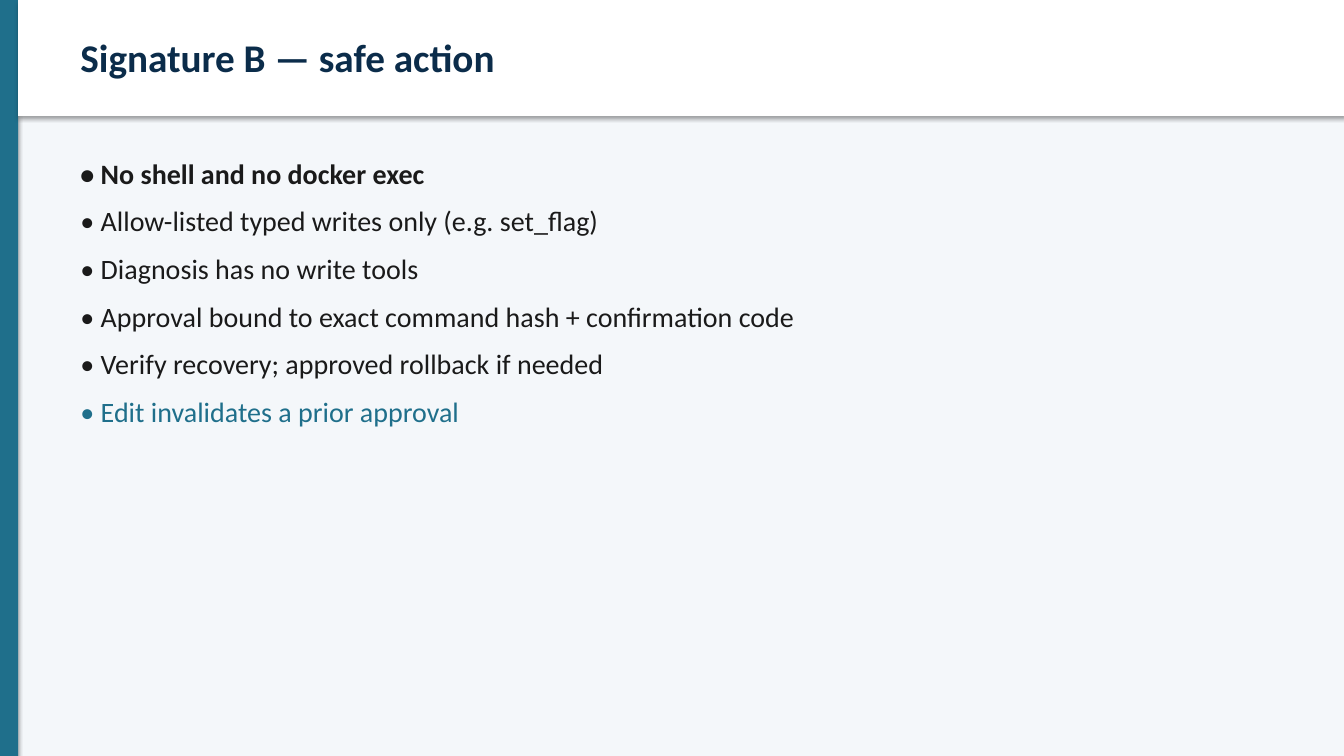
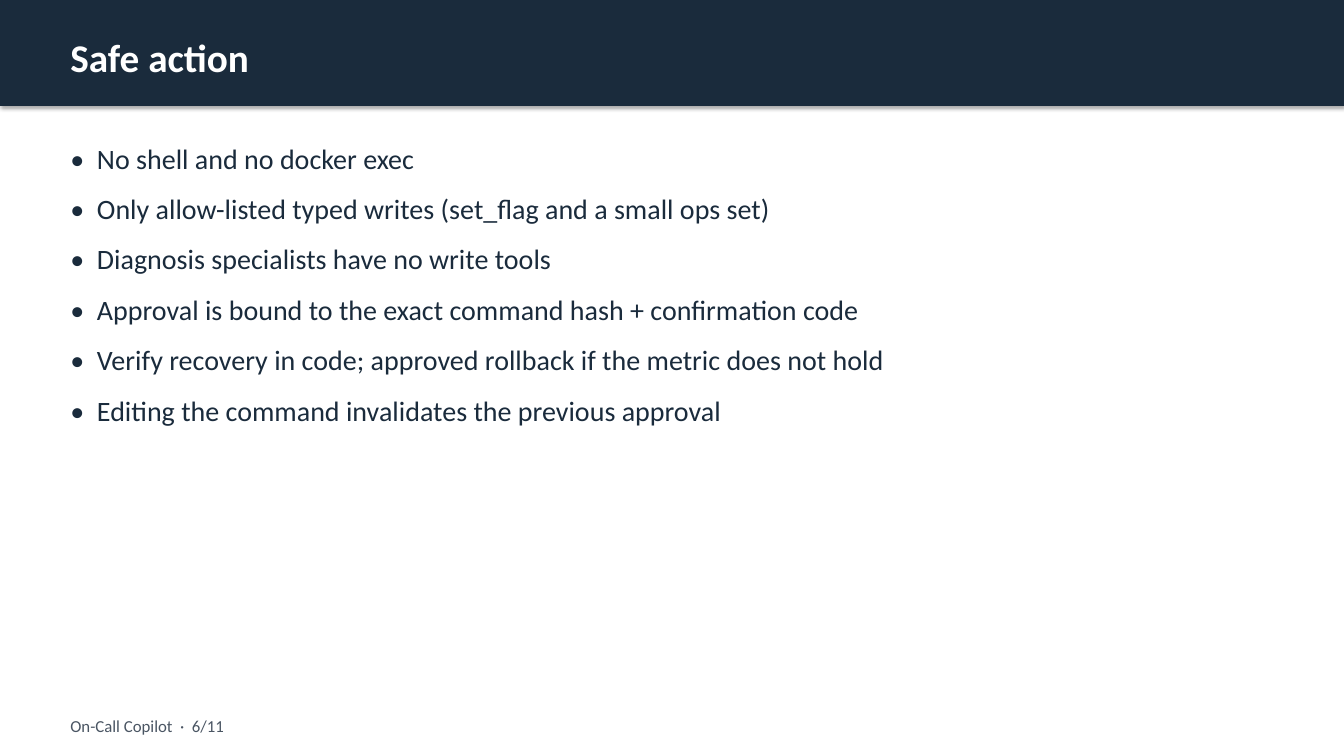
Before and after one commit to IITB-Project-Group/On-Call-Copilot, a slide deck: slide 6 of docs/submission/On-Call-Copilot-Slides.pptx. Drawn at 1344x756 pixels with LibreOffice and Linux fonts; fonts in the diff are those of the drawing. Boxes give left, top, right and bottom in pixels: in the first picture for what was removed or moved away, otherwise in the second. Text is boxed around its words. In the diff, an @@ line names an element or a change of style, - is before the commit and + after.

Commit message:
Refresh submission slides with clearer, less meta wording.

```diff
--- a/docs/submission/On-Call-Copilot-Slides.pptx
+++ b/docs/submission/On-Call-Copilot-Slides.pptx
@@ rectangle: place and size @@
-rectangle at [18,0,1344,116]
+rectangle at [0,0,1344,106]
@@ rectangle at [0,0,1344,106]: fill #FFFFFF to #1A2B3C @@
@@ rectangle removed at [0,0,1344,756] @@
@@ rectangle removed at [0,0,18,756] @@
@@ text at [70,44,249,73]: text changed; text colour #0B2C4A to #FFFFFF @@
-Signature B — safe action
+Safe action
@@ text "• No shell and no ...": place and size @@
-text "• No shell and no ..." at [101,164,794,427]
+text "• No shell and no ..." at [97,149,884,426]
@@ text at [97,149,414,170]: text colour #1A1A1A to #1A2B3C, bold off in "• No shell and no docker exec"; more space between paragraphs @@
@@ text at [97,198,884,426]: text changed; text colour #1A1A1A to #1A2B3C @@
-• Allow-listed typed writes only (e.g. set_flag)
-• Diagnosis has no write tools
-• Approval bound to exact command hash + confirmation code
-• Verify recovery; approved rollback if needed
-• Edit invalidates a prior approval
+• Only allow-listed typed writes (set_flag and a small ops set)
+• Diagnosis specialists have no write tools
+• Approval is bound to the exact command hash + confirmation code
+• Verify recovery in code; approved rollback if the metric does not hold
+• Editing the command invalidates the previous approval
@@ text added at [70,720,224,735], 12 pt, text #4A5563 @@
+On-Call Copilot · 6/11
```
Also in this commit, not shown: 10 other slides changed, 4 other files.
